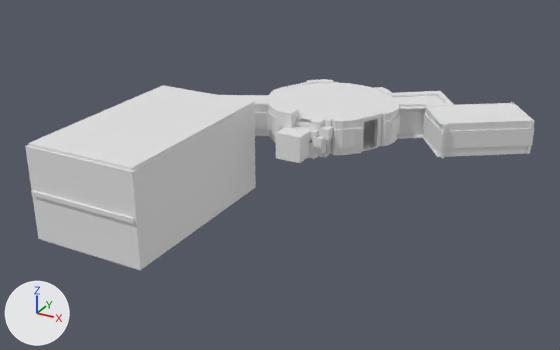
What one commit did to the Blender file level/level_base.blend.
One viewpoint serves both versions: a camera (50 mm lens) standing at (75.8, -164.1, 67.0) and looking at (-1.1, -24.3, -2.9). Lighting does not change. The marker at lower left points along +X, +Y and +Z.
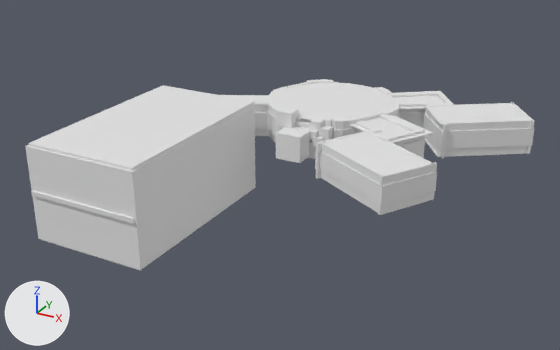
Changed parts and their boxes (x1, y1, x2, y2) in the pictures (560 x 350 px):
'Cube.134', added: after (321, 132, 430, 175)
'Cube.133', added: after (320, 151, 380, 204)
'Cube.130', added: after (379, 171, 437, 206)
'Cube.098', added: after (350, 115, 433, 143)
'Cube.132', added: after (321, 143, 383, 184)
'Cube.129', added: after (379, 162, 437, 186)
'Cube.095', added: after (379, 114, 425, 145)
'Cube.131', added: after (321, 170, 378, 212)
'Cube.128', added: after (378, 191, 435, 215)
'Cube.096', added: after (398, 139, 425, 158)
'Cube.092', added: after (356, 120, 382, 133)
'Cube.101', added: after (316, 131, 366, 153)
'Cube.126', added: after (384, 140, 432, 164)
'Cube.102', added: after (315, 151, 320, 170)
'Cube.091', added: after (370, 132, 384, 139)
'Cube.099', added: after (323, 179, 410, 215)
'Cube.090', added: after (381, 137, 388, 140)

The change in detail:
Object 'Cube.134' (ob_cube_134) is new; it shows a copy of the mesh of ob_cube_087.
Its location is (21.9, -26.2, 7.6).
Its rotation in degrees is (0, 0, -30).
Its scale is (10.7, 6.19, 0.15).
Object 'Cube.133' (ob_cube_133) is new; it shows a copy of the mesh of ob_cube_086.
Its location is (19.1, -32.0, 3.9).
Its rotation in degrees is (0, 0, 60).
Its scale is (0.27, 10.4, 2.1).
Object 'Cube.132' (ob_cube_132) is new; it shows a copy of the mesh of ob_cube_085.
Its location is (19.2, -31.8, 6.8).
Its rotation in degrees is (0, 0, 60).
Its scale is (0.27, 10.2, 1.0).
Object 'Cube.131' (ob_cube_131) is new; it shows a copy of the mesh of ob_cube_084.
Its location is (19.2, -31.8, 0.9).
Its rotation in degrees is (0, 0, 60).
Its scale is (0.27, 10.3, 1.0).
Object 'Cube.130' (ob_cube_130) is new; it shows a copy of the mesh of ob_cube_086.
Its location is (31.4, -31.6, 3.9).
Its rotation in degrees is (0, 0, -211).
Its scale is (0.27, 6.8, 2.1).
Object 'Cube.129' (ob_cube_129) is new; it shows a copy of the mesh of ob_cube_085.
Its location is (31.2, -31.4, 6.8).
Its rotation in degrees is (0, 0, -211).
Its scale is (0.27, 6.8, 1.0).
Object 'Cube.128' (ob_cube_128) is new; it shows a copy of the mesh of ob_cube_084.
Its location is (31.2, -31.4, 0.9).
Its rotation in degrees is (0, 0, -211).
Its scale is (0.27, 6.8, 1.0).
Object 'Cube.126' (ob_cube_126) is new; it shows a copy of the mesh of ob_cube_085.
Its location is (27.7, -22.6, 6.8).
Its rotation in degrees is (0, 0, -120).
Its scale is (0.27, 7.53, 1.0).
Object 'Cube.102' (ob_cube_102) is new; it shows a copy of the mesh of ob_cube_086.
Its location is (12.6, -21.6, 3.9).
Its rotation in degrees is (0, 0, -28).
Its scale is (0.27, 6.8, 2.1).
Object 'Cube.101' (ob_cube_101) is new; it shows a copy of the mesh of ob_cube_085.
Its location is (12.8, -21.7, 6.8).
Its rotation in degrees is (0, 0, -28).
Its scale is (0.27, 6.8, 1.0).
Object 'Cube.100' (ob_cube_100) is new; it shows a copy of the mesh of ob_cube_084.
Its location is (12.8, -21.7, 0.9).
Its rotation in degrees is (0, 0, -28).
Its scale is (0.27, 6.8, 1.0).
Object 'Cube.099' (ob_cube_099) is new; it shows a copy of the mesh of ob_cube_074.
Its location is (21.9, -26.2, -0.2).
Its rotation in degrees is (0, 0, -30).
Its scale is (10.7, 6.19, 0.15).
Object 'Cube.098' (ob_cube_098) is new; it shows a copy of the mesh of ob_cube_073.
Its location is (18.9, -10.2, 7.2).
Its rotation in degrees is (0, 0, -30).
Its scale is (7.4, 6.19, 0.15).
Object 'Cube.096' (ob_cube_096) is new; it shows a copy of the mesh of ob_cube_071.
Its location is (15.5, -4.4, 3.5).
Its rotation in degrees is (0, 0, -28).
Its scale is (1.0, 1.0, 2.38).
Object 'Cube.095' (ob_cube_095) is new; it shows a copy of the mesh of ob_cube_070.
Its location is (15.3, -4.4, 6.9).
Its rotation in degrees is (0, 0, -28).
Object 'Cube.092' (ob_cube_092) is new; it shows a copy of the mesh of ob_cube_067.
Its location is (11.7, -10.6, 6.8).
Its rotation in degrees is (0, 0, -32).
Object 'Cube.091' (ob_cube_091) is new; it shows a copy of the mesh of ob_cube_066.
Its location is (18.6, -17.2, 7.4).
Its rotation in degrees is (-0.7, 1.1, -209).
Its scale is (2.1, 0.45, 0.5).
Object 'Cube.090' (ob_cube_090) is new; it shows a copy of the mesh of ob_cube_065.
Its location is (21.0, -18.4, 3.9).
Its rotation in degrees is (-0.7, 1.1, -209).
Its scale is (0.5, 0.5, 4.0).
Object 'Cube.089' (ob_cube_089) is new; it shows a copy of the mesh of ob_cube_064.
Its location is (16.5, -15.9, 3.8).
Its rotation in degrees is (-0.7, 1.1, -209).
Its scale is (0.5, 0.5, 4.0).
